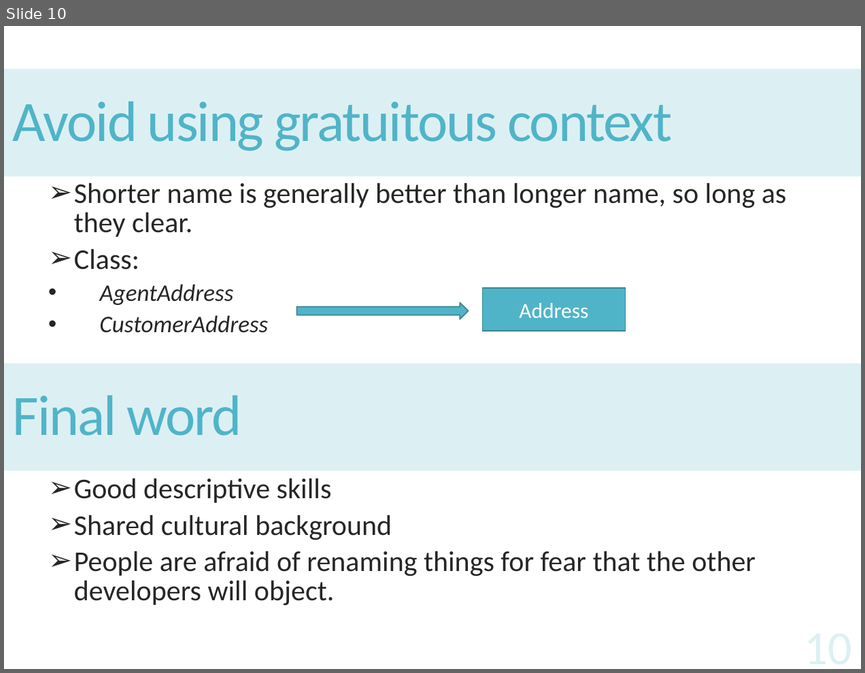
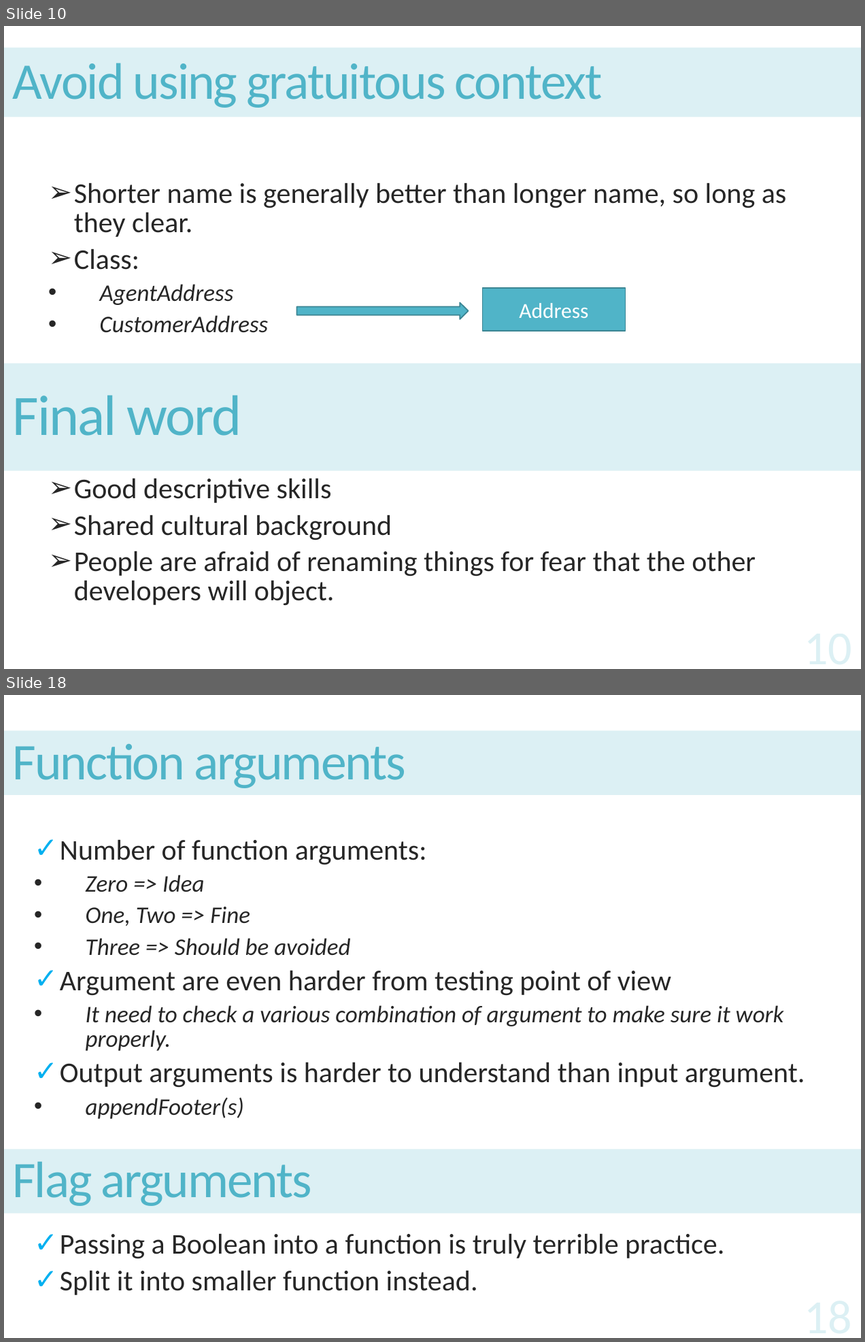
Before and after one commit to Monkey-D-Kid/CleanCode, a slide deck: CleanCode.pptx. Shown one above the other, each under a label of ours: slide 10 before the commit, slides 10 and 18 after it; the slides between them are not shown. The pictures are 865x673 and 865x1342 pixels, drawn with LibreOffice and Linux fonts; fonts in the diff are those of the drawing. Boxes give left, top, right and bottom in pixels: in the first picture for what was removed or moved away, otherwise in the second. Text is boxed around its words. In the diff, an @@ line names an element or a change of style, - is before the commit and + after.

```diff
--- a/CleanCode.pptx
+++ b/CleanCode.pptx
@@ slide 18 added at [4, 695, 861, 1338], background #FFFFFF @@
@@ title added at [4, 731, 861, 795], fill #DCF0F4, 43.2 pt, text #50B4C8 @@
+Function arguments
@@ text added at [60, 840, 805, 1295], 24 pt, text #262626 @@
+  ✓ Number of function arguments:
+    • Zero => Idea
+    • One, Two => Fine
+    • Three => Should be avoided
+  ✓ Argument are even harder from testing point of view
+    • It need to check a various combination of argument to make sure it work properly.
+  ✓ Output arguments is harder to understand than input argument.
+    • appendFooter(s)
+  ✓ Passing a Boolean into a function is truly terrible practice.
+  ✓ Split it into smaller function instead.
@@ rectangle added at [4, 1149, 861, 1213], fill #DCF0F4, 43 pt, text #50B4C8 @@
+Flag arguments
@@ slide 10 changed as well @@
@@ title "Avoid using gratuitous context": place and size @@
-title "Avoid using gratuitous context" at [4, 69, 861, 177]
+title "Avoid using gratuitous context" at [4, 48, 861, 117]
@@ title "Avoid using gratuitous context" at [4, 48, 861, 117]: size 48 to 43.2 pt @@
```
Also in this commit, not shown: 8 other slides changed, 18 other slides added, 1 other file.
